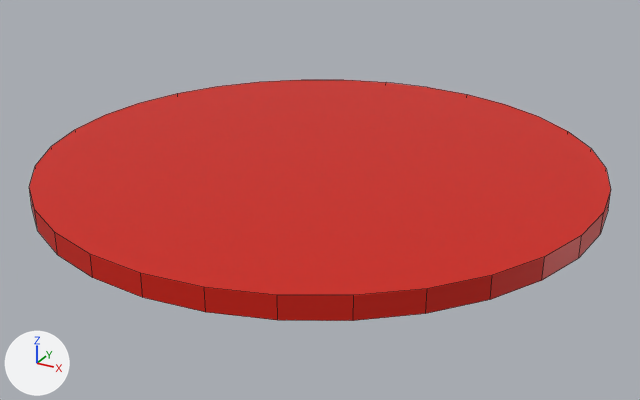
A saved change to the Blender file OverCoocked/Assets/Models/tomate solo.blend.
Both versions are drawn from a camera (50 mm lens) standing at (1.15, -2.091, -0.247) and looking at (0.019, -0.034, -1.276). Lighting does not change. The marker at lower left points along +X, +Y and +Z. Mesh edges are drawn as thin lines.

The first picture shows 'Cilindro.002'.
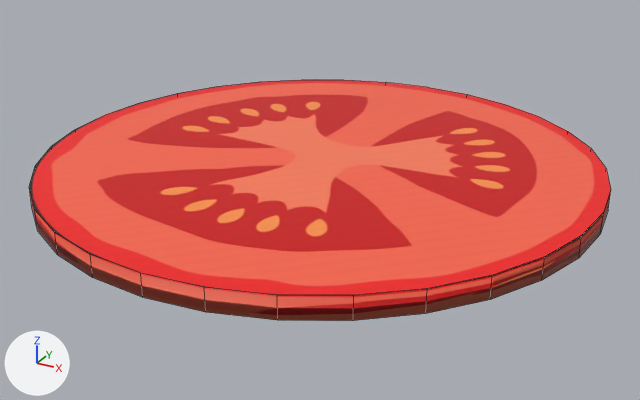
What changed in the scene script:
```text
Add img_tomato_png:
    img_tomato_png = load_image('tomato.png', '../Textures/tomato.png', 512, 512, 'sRGB')
Change mat_tomate:
    remove mat_tomate.base_color = (0.638, 0.00913, 0.0)  # red #d11800
    add mat_tomate.texture = img_tomato_png
Change me_cilindro_002:
    where me_cilindro_002.from_pydata(...)  # 64 vertices, 34 faces; spans x -1.0..1.0, y -1.0..1.0, z -1.0..1.0
    used by ob_cilindro_002; location = (0.0, 0.0, -1.187); scale = (0.8, 0.8, 0.03)
    me_cilindro_002 part 1: all faces are now shaded smooth (34 of 34 changed)
    me_cilindro_002 part 2: texture (UV) coordinates of 2 of 34 faces, centred in x 0.0, y 0.0, z -1.0..1.0, changed; they spanned u 0.01..0.99, v 0.01..0.49 and now span u -0.01..1.0, v 0.0..1.0
```

Location of each change, (x1, y1, x2, y2) in pixels of the pictures (640 x 400 px):
'Cilindro.002', surface changed, shading changed
    both: (29, 80, 611, 321)
part 1 of me_cilindro_002, shading changed
    both: (29, 189, 611, 321)
part 2 of me_cilindro_002, surface changed
    both: (29, 80, 611, 295)
